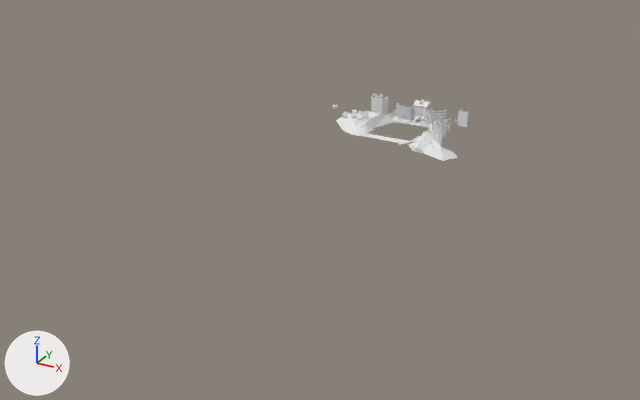
A saved change to the Blender file Assets/Resources/materials/envirModels/SPNmodel.blend.
Camera for both pictures: a 50 mm camera at (7063.0, -16434.0, 6204.0) aimed at (-372.0, -2915.0, -556.0). Arrows for +X, +Y and +Z are at lower left; the lights stay in place. The first picture is the older version.

The scene before the commit, as lines of its bpy script (objects in view):
```python
ob_hoteln = bpy.data.objects.new('hotelN', me_track12_pmd0_mesh_011)
ob_hoteln.parent = ob_lights
ob_hoteln.location = (0.828, -0.636, 0.327)
ob_track8_pmd0_001 = bpy.data.objects.new('TRACK8.PMD0.001', me_track8_pmd0_mesh_001)
ob_track8_pmd0_001.location = (0.0, 0.0, 0.0)
```
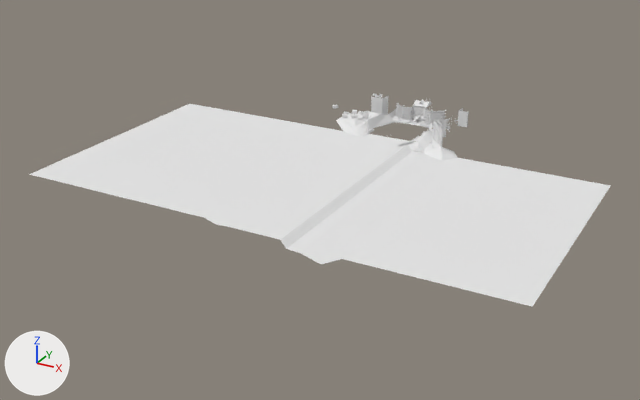
The change, as a list of edits to the scene's bpy script:
```text
Change me_track8_pmd0_mesh_001:
    used by ob_track8_pmd0_001; location = (0.0, 0.0, 0.0)
    remove me_track8_pmd0_mesh_001.from_pydata(...)  # 2638 vertices, 2028 faces; spans x -1361.0..1470.0, y -881.0..1086.0, z -146.0..478.0
    add me_track8_pmd0_mesh_001.from_pydata(...)  # 2656 vertices, 2043 faces; spans x -5103.0..4470.0, y -5881.0..1086.0, z -146.0..478.0
    me_track8_pmd0_mesh_001 part 1
    4 vertices are added at (4470.0, -560.0, -146.0), (4470.0, -5560.0, -146.0), (-5103.0, -573.0, -13.0), (-5103.0, -5573.0, -13.0)
    14 new vertices lie (0.0, -5000.0, 0.0) away from vertices in x -1103.0..1470.0, y -881.0..-560.0, z -146.0..-13.0
    15 new faces join them, mat_level5_sandrock64 (its picture is missing)
```

Where the change shows, as pixel boxes [x1, y1, x2, y2] in the pictures (640 x 400 px):
'TRACK8.PMD0.001', reshaped (374% wider, 221% taller)
    before: [336, 96, 458, 161]
    after: [29, 96, 611, 307]
part 1 of me_track8_pmd0_mesh_001, added
    after: [29, 104, 611, 307]
